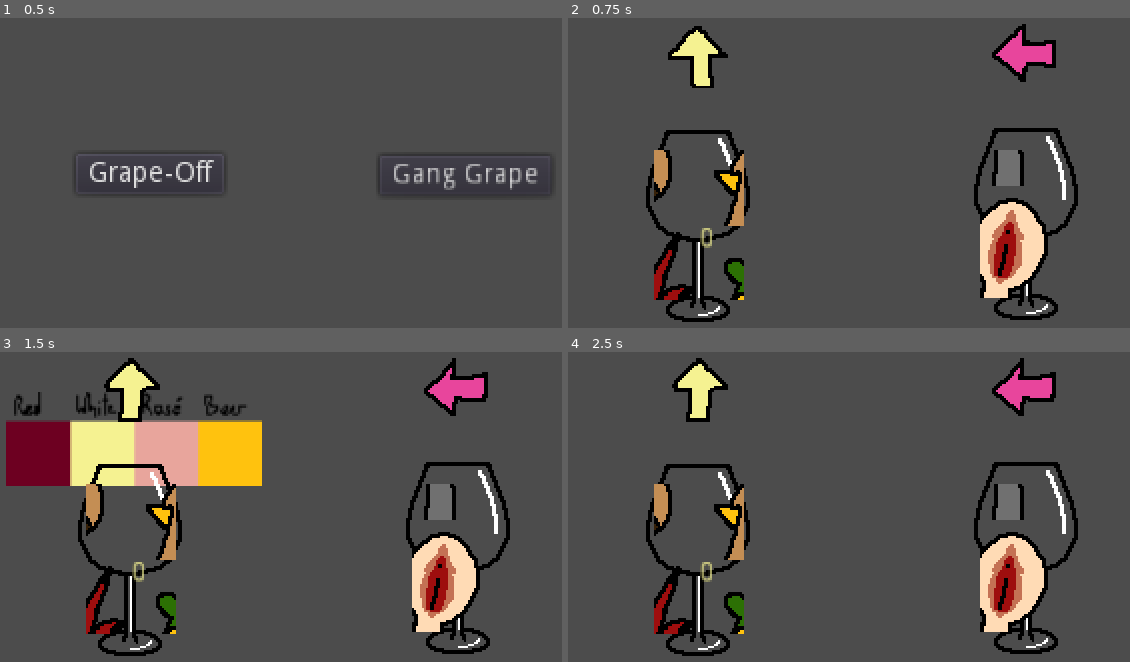
Above: before the commit, frames 1-4 (two rows, left to right).
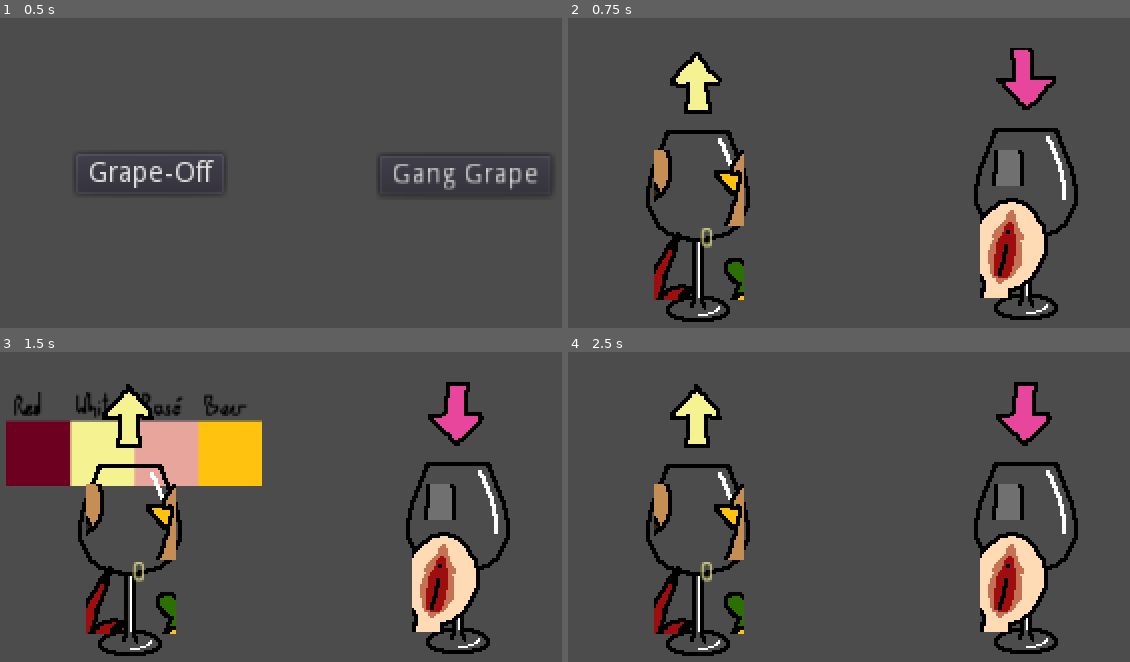
Above: after the commit, the same moments.

Repository: fabian-bubla/Leberolympiade
Game: Godot game, scene res://assets/StartScreen/StartScreen.tscn
Same seed, same stepped clock (60 frames per second), same inputs: the game is played once before the commit and once after it. Sound files missing from this copy of the repository are replaced by a short silence.
Inputs (mouse positions are in pixels of both pictures, inside the frame that each line leads up to):
- Up to frame 1 (0.5 s): no input
- Up to frame 2 (0.75 s): click "Grape-Off" at 0.5 s
- Up to frame 3 (1.5 s): tap Enter (ui_accept) at 1.25 s; move the mouse to (427, 485) at 1.27 s; hold Right (ui_right) from 1.28 s (still down); click (427, 485) at 1.42 s
- Up to frame 4 (2.5 s): tap Enter (ui_accept) at 1.52 s; release Right (ui_right) at 2 s; drag from (725, 522) to (820, 575) at 2.02 s

Frame 1 is identical in both runs. In frame 2, 3.2% of the frame differs, in the area x 17-87%, y 1-31%; in frame 3, 2.9%; in frame 4, 3.1%.

Commit message:
ArrowsFix

Diff:
--- a/assets/Duel_Scene.tscn
+++ b/assets/Duel_Scene.tscn
@@ -9,21 +9,8 @@
 Control_Scheme = 0
 player_color_key = 1
 
-[node name="ArrowLeft" parent="WineGlass/Arrows" index="0"]
-frame = 1
-
-[node name="ArrowRight" parent="WineGlass/Arrows" index="1"]
-frame = 0
-
-[node name="ArrowUp" parent="WineGlass/Arrows" index="2"]
-frame = 1
-
-[node name="ArrowDown" parent="WineGlass/Arrows" index="3"]
-frame = 0
-
 [node name="WineGlass2" parent="." instance=ExtResource( 1 )]
 position = Vector2( 246.56, 117.024 )
 player_color_key = 2
 
 [editable path="WineGlass"]
-[editable path="WineGlass/Arrows"]
--- a/assets/WineGlass/WineGlass.tscn
+++ b/assets/WineGlass/WineGlass.tscn
@@ -56,22 +56,6 @@
 "_edit_use_anchors_": false
 }
 
-[node name="Arrows" parent="." instance=ExtResource( 3 )]
-position = Vector2( -0.21291, -156.992 )
-rotation = 3.14159
-
-[node name="ArrowLeft" parent="Arrows" index="0"]
-visible = true
-
-[node name="ArrowDown" parent="Arrows" index="1"]
-visible = true
-
-[node name="ArrowRight" parent="Arrows" index="2"]
-visible = true
-
-[node name="ArrowUp" parent="Arrows" index="3"]
-visible = true
-
 [node name="HandSprite" type="Sprite" parent="." groups=[
 "HandSprites",
 ]]
@@ -80,4 +64,4 @@
 vframes = 3
 script = ExtResource( 8 )
 
-[editable path="Arrows"]
+[node name="Arrows" parent="." instance=ExtResource( 3 )]
--- a/assets/_Arrows/Arrows.tres
+++ b/assets/_Arrows/Arrows.tres
@@ -19,27 +19,27 @@
 region = Rect2( 64, 0, 32, 32 )
 
 [sub_resource type="AtlasTexture" id=4]
+atlas = ExtResource( 3 )
+region = Rect2( 0, 0, 32, 32 )
+
+[sub_resource type="AtlasTexture" id=5]
+atlas = ExtResource( 3 )
+region = Rect2( 32, 0, 32, 32 )
+
+[sub_resource type="AtlasTexture" id=6]
+atlas = ExtResource( 3 )
+region = Rect2( 64, 0, 32, 32 )
+
+[sub_resource type="AtlasTexture" id=7]
 atlas = ExtResource( 4 )
 region = Rect2( 0, 0, 32, 32 )
 
-[sub_resource type="AtlasTexture" id=5]
+[sub_resource type="AtlasTexture" id=8]
 atlas = ExtResource( 4 )
 region = Rect2( 32, 0, 32, 32 )
 
-[sub_resource type="AtlasTexture" id=6]
+[sub_resource type="AtlasTexture" id=9]
 atlas = ExtResource( 4 )
-region = Rect2( 64, 0, 32, 32 )
-
-[sub_resource type="AtlasTexture" id=7]
-atlas = ExtResource( 3 )
-region = Rect2( 0, 0, 32, 32 )
-
-[sub_resource type="AtlasTexture" id=8]
-atlas = ExtResource( 3 )
-region = Rect2( 32, 0, 32, 32 )
-
-[sub_resource type="AtlasTexture" id=9]
-atlas = ExtResource( 3 )
 region = Rect2( 64, 0, 32, 32 )
 
 [sub_resource type="AtlasTexture" id=10]
@@ -70,12 +70,12 @@
 animations = [ {
 "frames": [ SubResource( 1 ), SubResource( 2 ), SubResource( 3 ) ],
 "loop": true,
-"name": "Right",
+"name": "Up",
 "speed": 6.0
 }, {
 "frames": [ SubResource( 4 ), SubResource( 5 ), SubResource( 6 ) ],
 "loop": true,
-"name": "Up",
+"name": "Right",
 "speed": 6.0
 }, {
 "frames": [ SubResource( 7 ), SubResource( 8 ), SubResource( 9 ) ],
--- a/assets/_Arrows/Arrows.tscn
+++ b/assets/_Arrows/Arrows.tscn
@@ -5,14 +5,12 @@
 [node name="Arrows" type="Node2D"]
 
 [node name="ArrowLeft" type="AnimatedSprite" parent="."]
-visible = false
 position = Vector2( 0, -72 )
 frames = ExtResource( 1 )
 animation = "Left"
 playing = true
 
 [node name="ArrowRight" type="AnimatedSprite" parent="."]
-visible = false
 position = Vector2( 0, -72 )
 frames = ExtResource( 1 )
 animation = "Right"
@@ -20,16 +18,15 @@
 playing = true
 
 [node name="ArrowUp" type="AnimatedSprite" parent="."]
-visible = false
 position = Vector2( 0, -72 )
 frames = ExtResource( 1 )
 animation = "Up"
+frame = 2
 playing = true
 
 [node name="ArrowDown" type="AnimatedSprite" parent="."]
-visible = false
 position = Vector2( 0, -72 )
 frames = ExtResource( 1 )
 animation = "Down"
-frame = 2
+frame = 1
 playing = true
